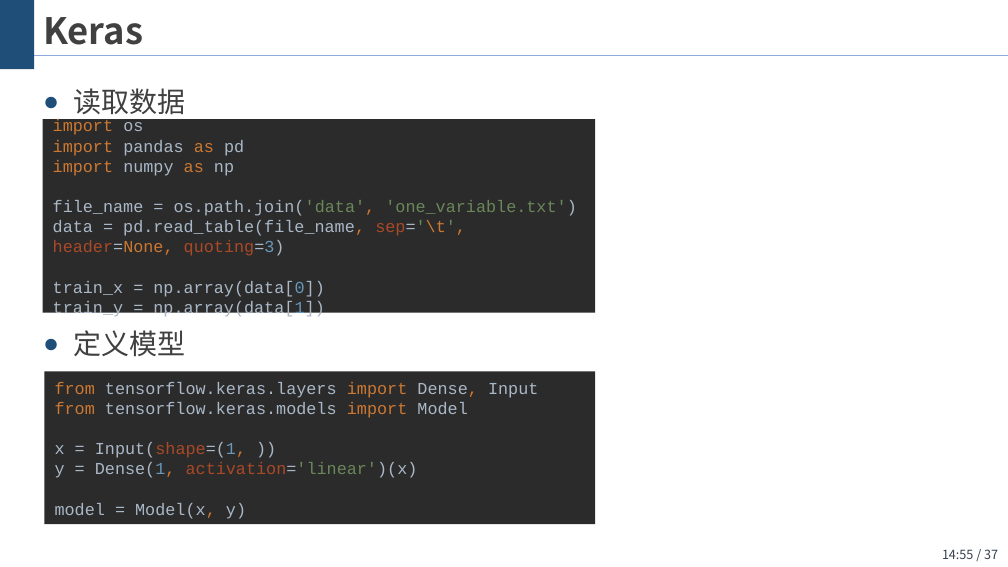
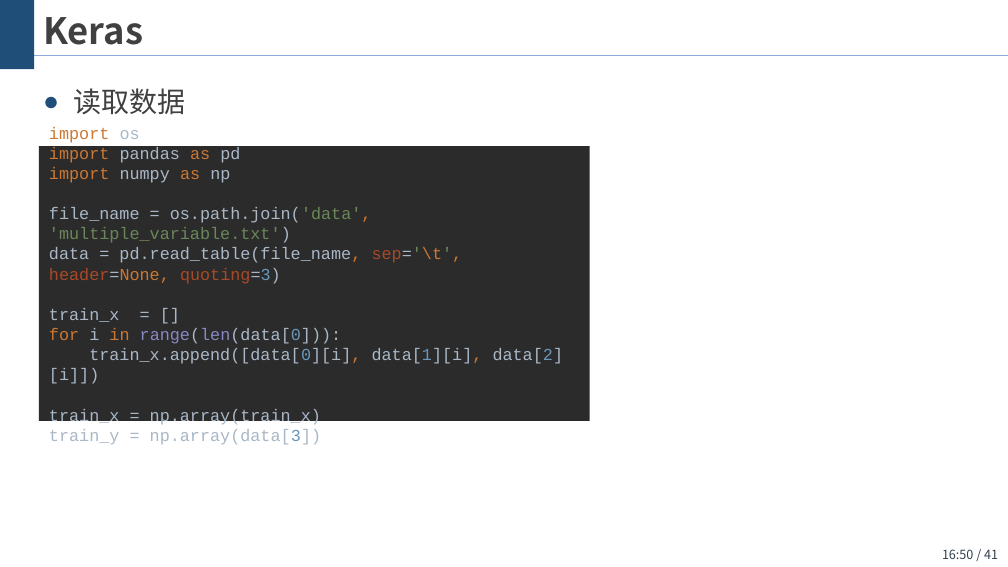
Before and after one commit to wangjin0818/Artificial_Intelligence_2021, a slide deck: slide 41 of chapter 02 - Linear regression with multiple variables/多变量线性回归.pptx (slide 37 before the commit). Drawn at 1008x567 pixels with LibreOffice and Linux fonts; fonts in the diff are those of the drawing; background and template pictures are left out. Boxes give left, top, right and bottom in pixels: in the first picture for what was removed or moved away, otherwise in the second. Text is boxed around its words. In the diff, an @@ line names an element or a change of style, - is before the commit and + after.

```diff
--- a/chapter 02 - Linear regression with multiple variables/多变量线性回归.pptx
+++ b/chapter 02 - Linear regression with multiple variables/多变量线性回归.pptx
@@ rectangle "import os import pandas as ...": place and size @@
-rectangle "import os import pandas as ..." at box(42, 119, 595, 312)
+rectangle "import os import pandas as ..." at box(39, 146, 590, 421)
@@ text in rectangle at box(49, 127, 564, 445): text changed @@
-import os
-import pandas as pd
-import numpy as np
-file_name = os.path.join('data', 'one_variable.txt')
-data = pd.read_table(file_name, sep='\t', header=None, quoting=3)
-train_x = np.array(data[0])
-train_y = np.array(data[1])
+import os
+import pandas as pd
+import numpy as np
+file_name = os.path.join('data', 'multiple_variable.txt')
+data = pd.read_table(file_name, sep='\t', header=None, quoting=3)
+train_x = []
+for i in range(len(data[0])):
+train_x.append([data[0][i], data[1][i], data[2][i]])
+train_x = np.array(train_x)
+train_y = np.array(data[3])
@@ text at box(73, 330, 185, 357): paragraph removed @@
-● 定义模型
@@ rectangle removed at box(44, 372, 595, 524) @@
-from tensorflow.keras.layers import Dense, Input
-from tensorflow.keras.models import Model
-x = Input(shape=(1, ))
-y = Dense(1, activation='linear')(x)
-model = Model(x, y)
@@ page number at box(942, 549, 998, 559): text changed @@
-14:55 / 37
+16:50 / 41
```
Also in this commit, not shown: 9 other slides changed, 6 slides added, 2 slides removed.
